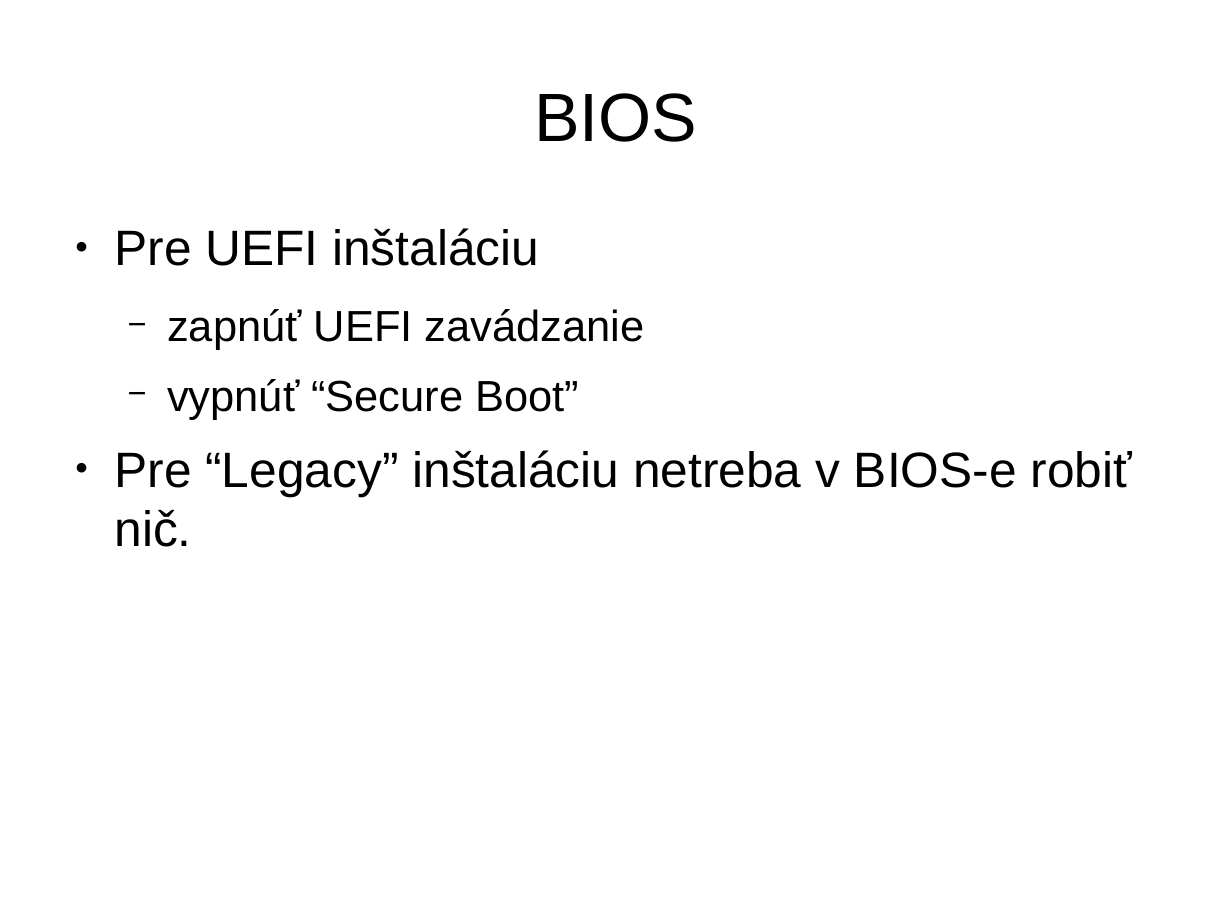
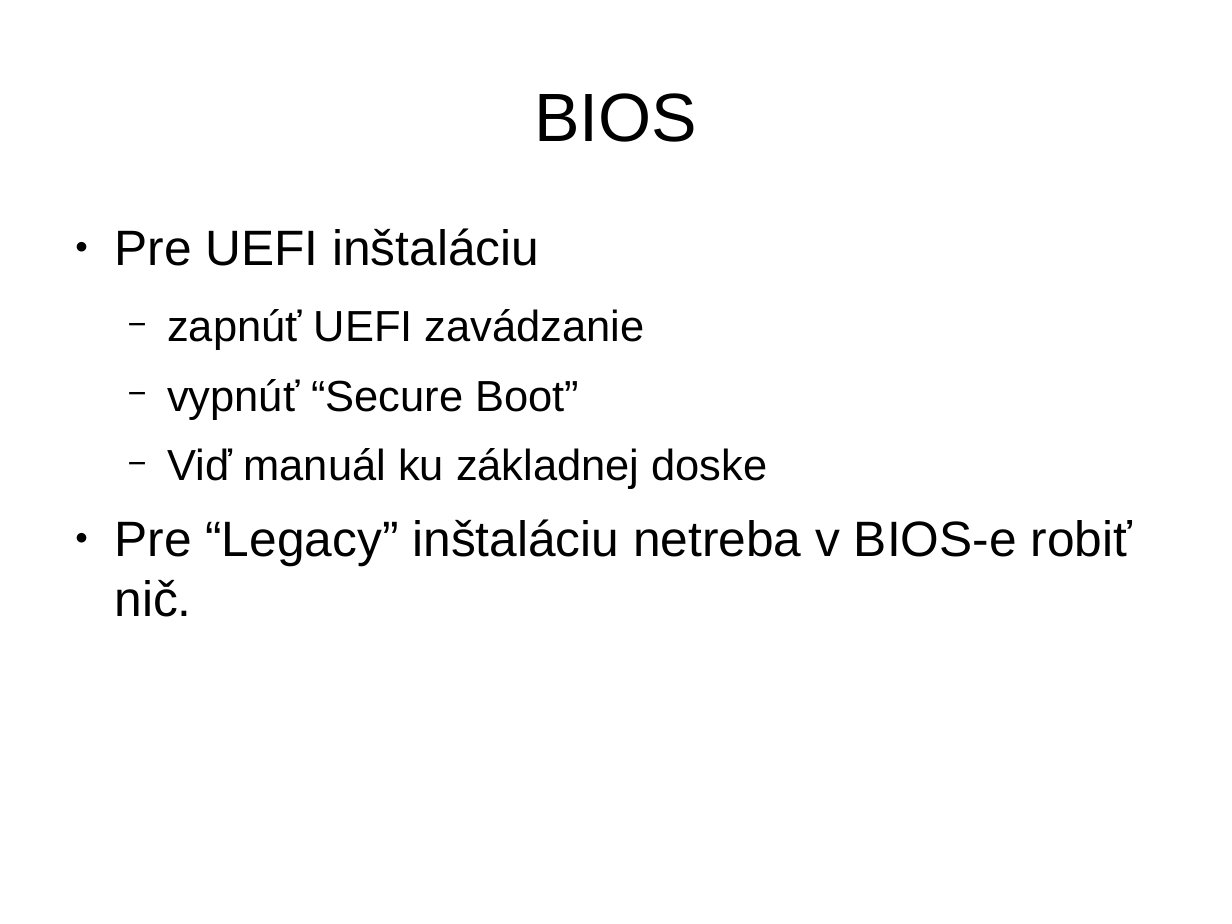
Before and after one commit to radi42/FRI, a slide deck: slide 7 of Ing/2.semester/UNIX/Sisila_Andrej_Instalacia_Arch_Linux.odp (slide 6 before the commit). Drawn at 1232x924 pixels with LibreOffice and Linux fonts; fonts in the diff are those of the drawing. Boxes give left, top, right and bottom in pixels: in the first picture for what was removed or moved away, otherwise in the second. Text is boxed around its words. In the diff, an @@ line names an element or a change of style, - is before the commit and + after.

```diff
--- a/Ing/2.semester/UNIX/Sisila_Andrej_Instalacia_Arch_Linux.odp
+++ b/Ing/2.semester/UNIX/Sisila_Andrej_Instalacia_Arch_Linux.odp
@@ text at <box>167,448,768,489</box>: paragraph added @@
+  − Viď manuál ku základnej doske
```
Also in this commit, not shown: 17 other slides changed, 31 slides added, 1 slide removed.
